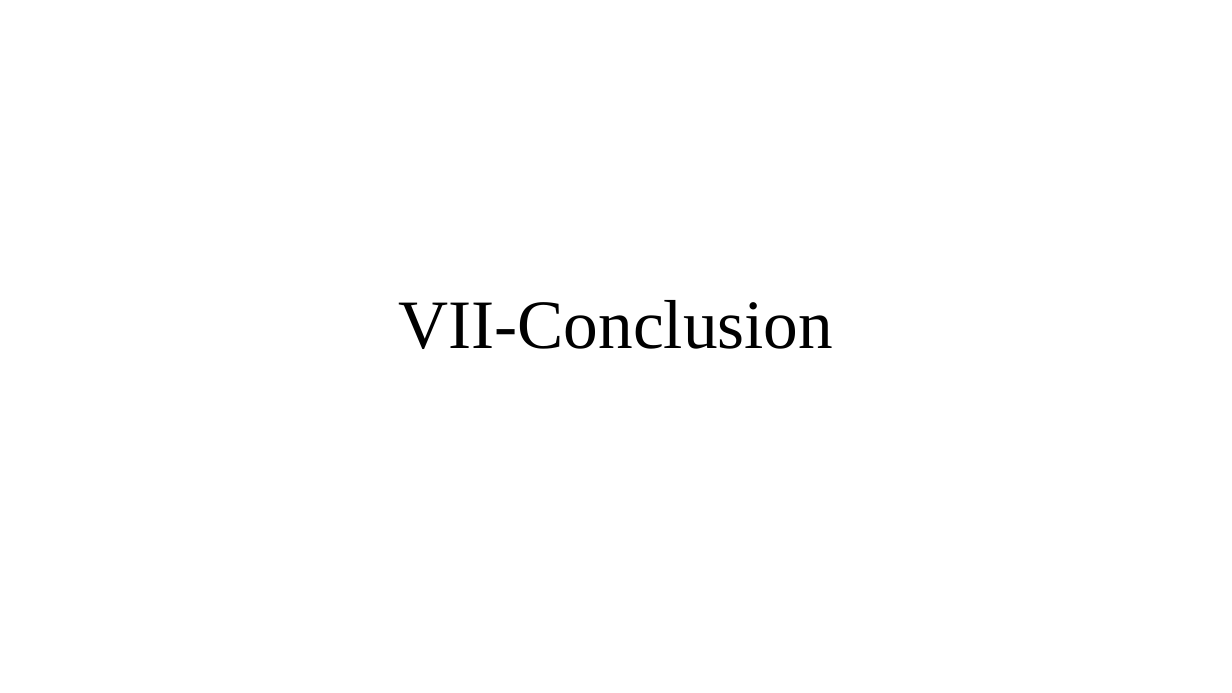
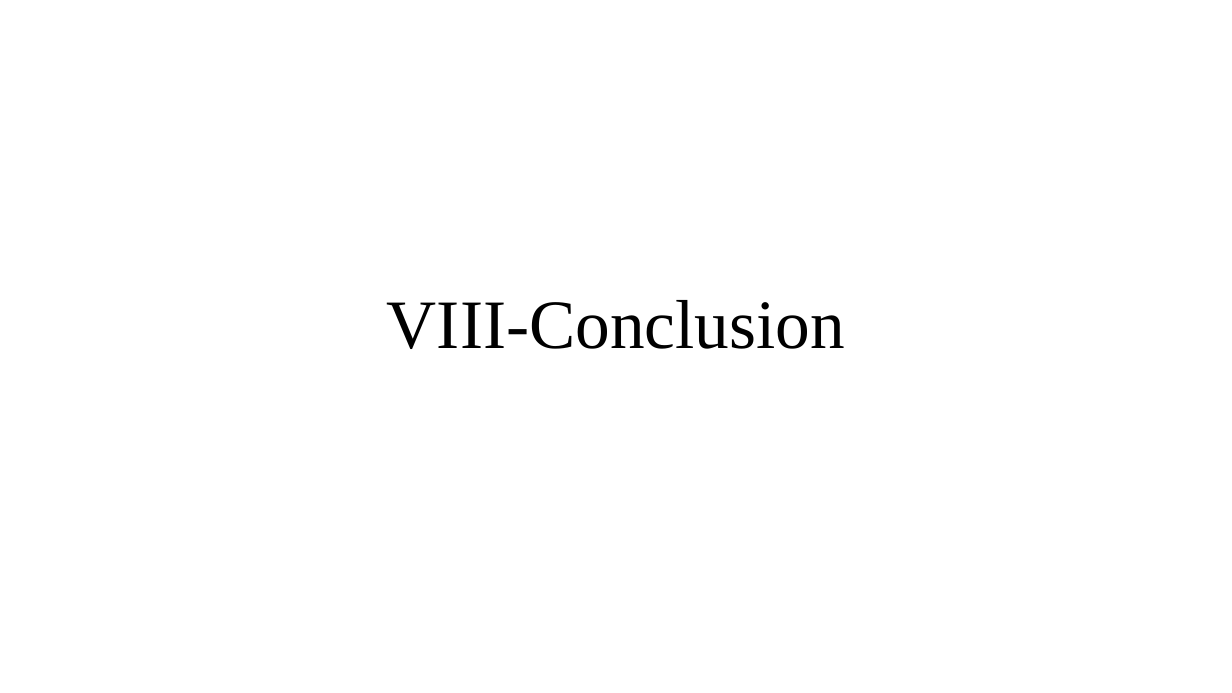
Before and after one commit to BtsSnirGpe/2020csg1, a slide deck: slide 10 of e1/doc/2020_csg1-cdc-E1-rev-1.pptx (slide 9 before the commit). Drawn at 1232x693 pixels with LibreOffice and Linux fonts; fonts in the diff are those of the drawing. Boxes give left, top, right and bottom in pixels: in the first picture for what was removed or moved away, otherwise in the second. Text is boxed around its words. In the diff, an @@ line names an element or a change of style, - is before the commit and + after.

```diff
--- a/e1/doc/2020_csg1-cdc-E1-rev-1.pptx
+++ b/e1/doc/2020_csg1-cdc-E1-rev-1.pptx
@@ title at (387, 300, 845, 349): text changed @@
-VII-Conclusion
+VIII-Conclusion
```
Also in this commit, not shown: 2 other slides changed, 1 slide added, 1 other file.
